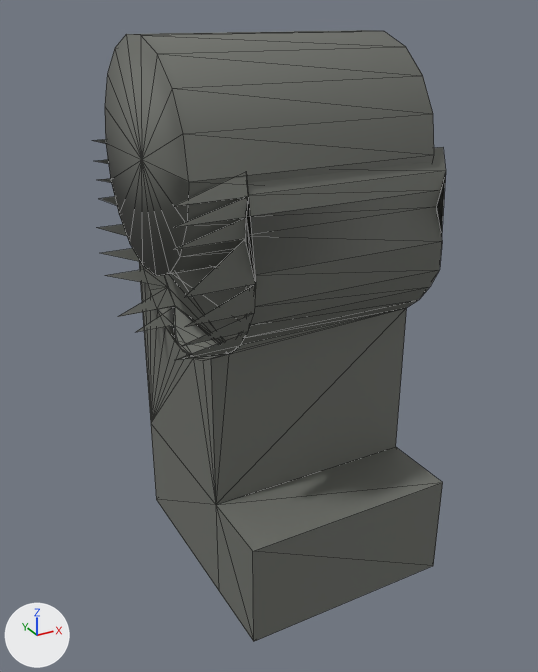
One commit to the glTF model wasm/assets/minifig/player/legR.glb: the scene before it, then after it.
Before and after are seen from a camera (50 mm lens) standing at (-0.475, -0.838, 0.161) and looking at (-0.028, -0.025, -0.246). Every picture has the same lights, and +X, +Y and +Z are marked at lower left. The older version comes first. Mesh edges are drawn as thin lines. Vertices at exactly the same position are counted once.

Before the edit, the objects in view are built like this:
```python
me_player_legr = bpy.data.meshes.new('player_legR')
me_player_legr.from_pydata(...)  # 155 vertices, 235 faces; spans x -0.2..0.156, y -0.192..0.156, z -0.589..0.135
# faces by material slot: [163, 72]
me_player_legr.materials.append(mat_legs)  # dark grey #6c6e68
me_player_legr.materials.append(mat_legs_001)  # dark grey #6c6e68
ob_player_legr = bpy.data.objects.new('player_legR', me_player_legr)
ob_player_legr.location = (0.0, 0.0, 0.0)
```
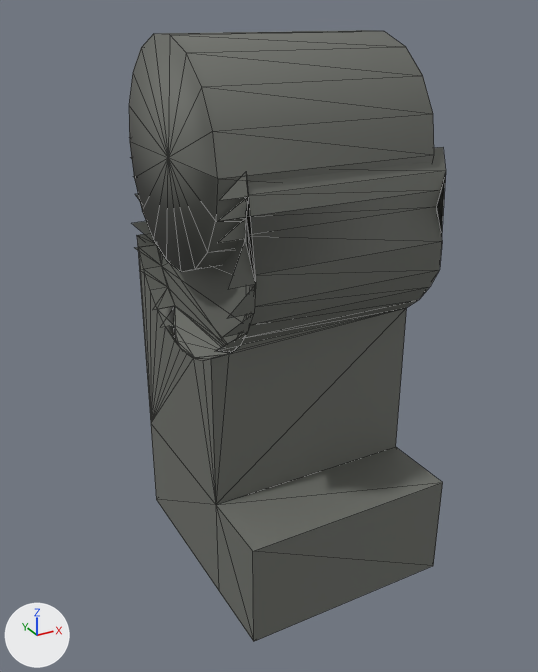
Diff of the bpy script that builds the scene:
```diff
--- a/wasm/assets/minifig/player/legR.glb.py
+++ b/wasm/assets/minifig/player/legR.glb.py
@@ me_player_legr @@
 # used by ob_player_legr; location = (0.0, 0.0, 0.0)
-me_player_legr.from_pydata(...)  # 155 vertices, 235 faces; spans x -0.2..0.156, y -0.192..0.156, z -0.589..0.135
+me_player_legr.from_pydata(...)  # 155 vertices, 235 faces; spans x -0.15..0.156, y -0.192..0.156, z -0.589..0.135
+# me_player_legr part 1: all 37 vertices in x -0.2..-0.177, y -0.155..0.155, z -0.25..0.135 are scaled about their middle by (0, 1, 1), then moved by (0.039, 0.0, 0.0)
 me_player_legr.materials.append(mat_legs)
```

Pixel boxes [x1, y1, x2, y2] of what changed, in the pictures (538 x 672 px; the box of a moved part takes in the faces that stretch with it):
'player_legR', reshaped (10% narrower)
    before: [92, 30, 446, 641]
    after: [129, 30, 446, 641]
part 1 of me_player_legr, moved or reshaped
    before: [92, 30, 434, 360]
    after: [129, 30, 434, 354]
